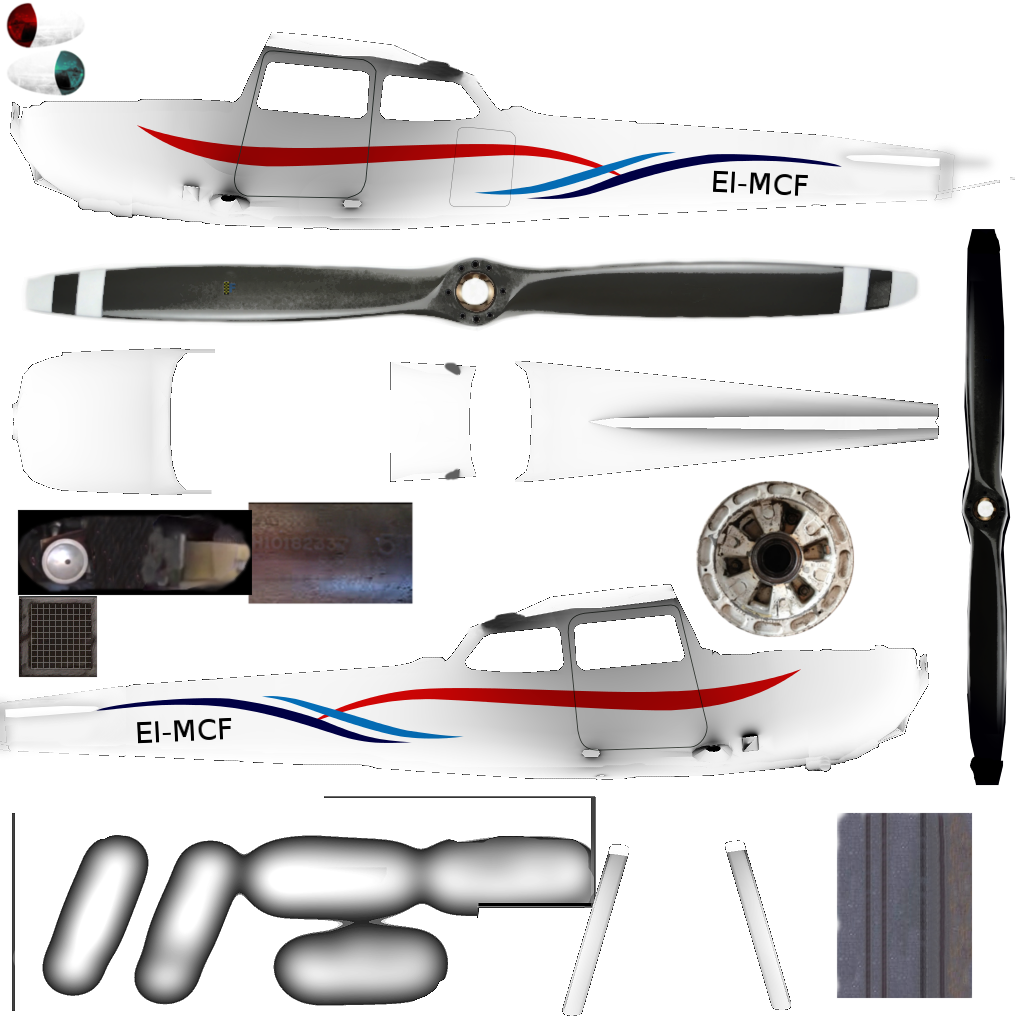
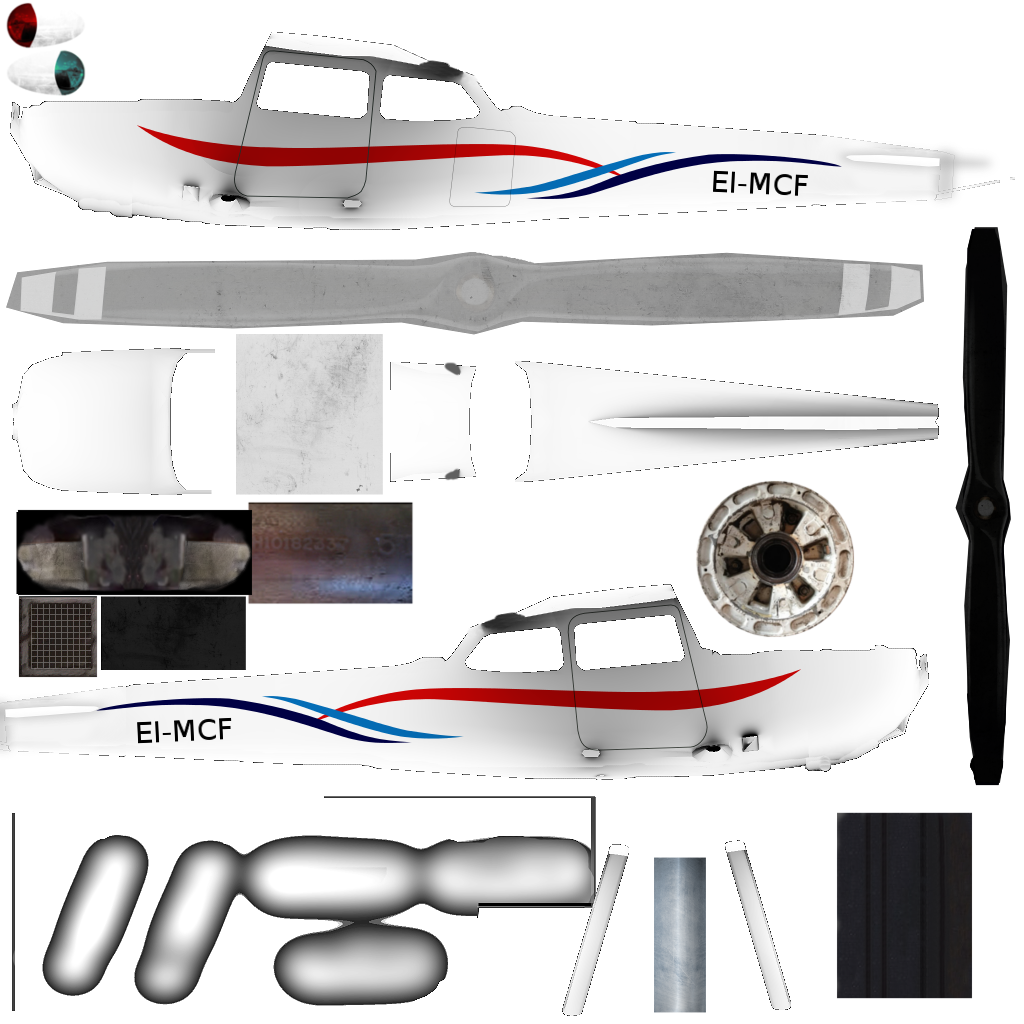
Two versions of the same layered image (1024×1024). Layer-by-layer changes:
added layer "Clipboard #4" above "height map" over [6, 227, 1011, 1013]
